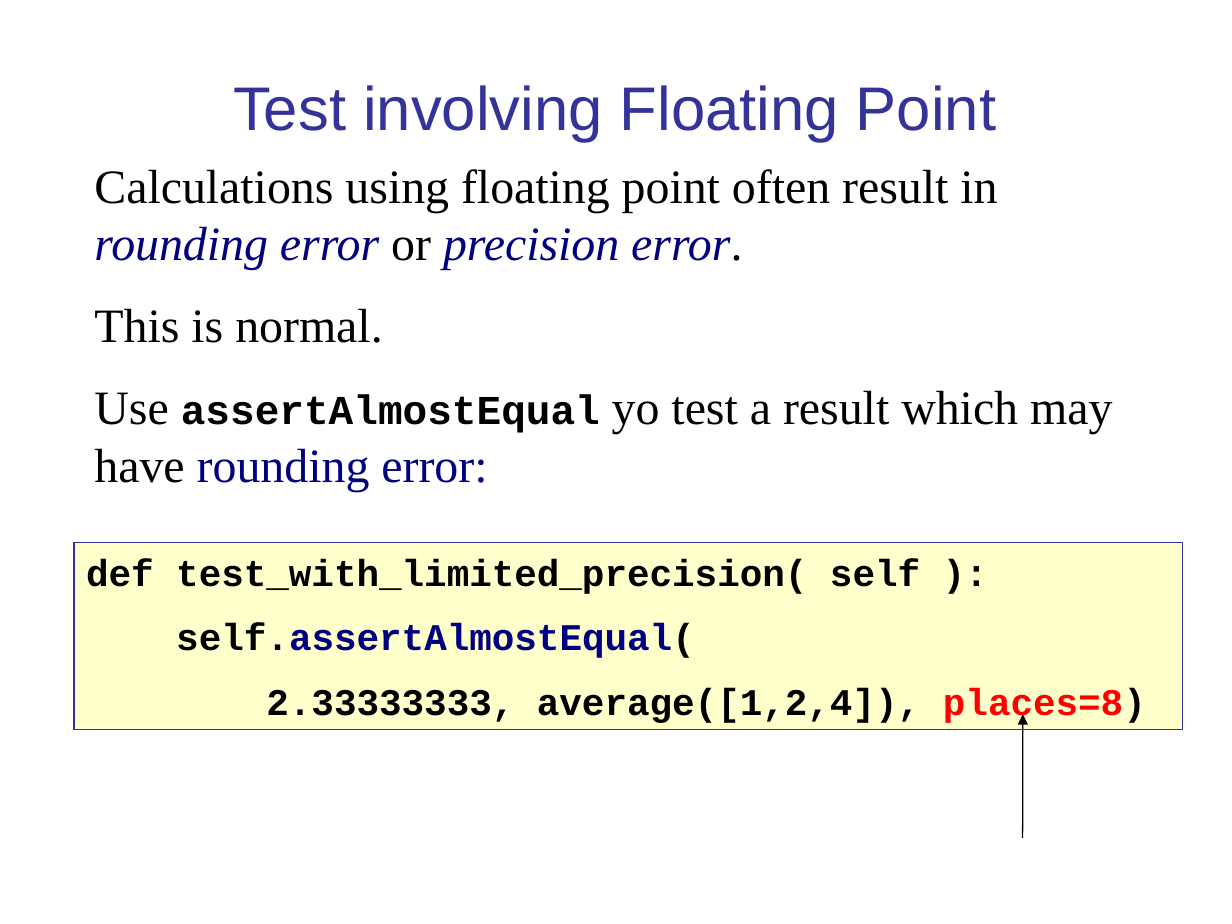
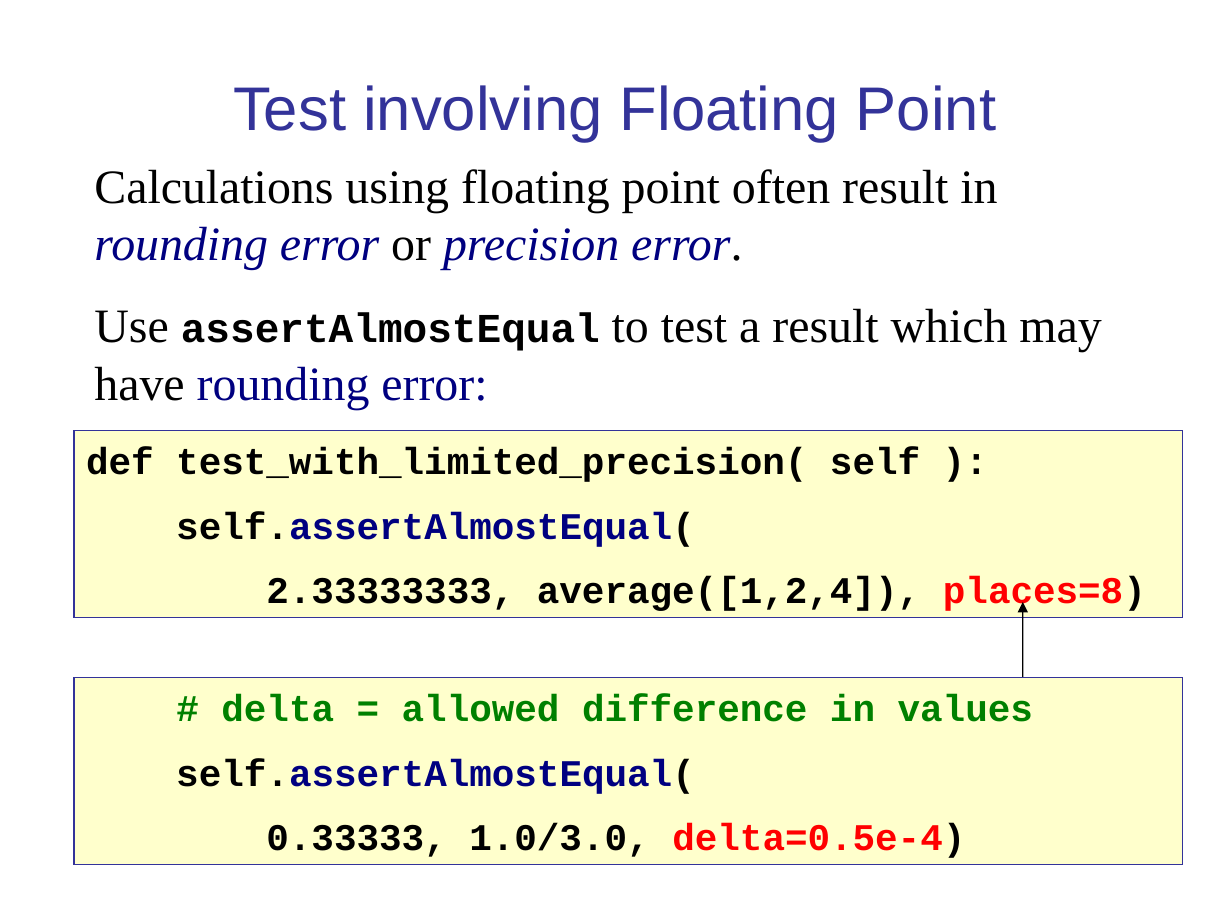
Before and after one commit to cpske/ISP, a slide deck: slide 16 of testing/PythonUnitTesting.ppt. Drawn at 1232x924 pixels with LibreOffice and Linux fonts; fonts in the diff are those of the drawing. Boxes give left, top, right and bottom in pixels: in the first picture for what was removed or moved away, otherwise in the second. Text is boxed around its words. In the diff, an @@ line names an element or a change of style, - is before the commit and + after.

```diff
--- a/testing/PythonUnitTesting.ppt
+++ b/testing/PythonUnitTesting.ppt
@@ text at <box>94,308,1101,410</box>: text changed @@
-This is normal.
-Use assertAlmostEqual yo test a result which may have rounding error:
+Use assertAlmostEqual to test a result which may have rounding error:
@@ rectangle "def test_with_limited_precision( self ):": place and size @@
-rectangle "def test_with_limited_precision( self ):" at <box>74,542,1183,729</box>
+rectangle "def test_with_limited_precision( self ):" at <box>74,431,1183,618</box>
@@ arrow moved from (1023, 838) - (1023, 715) to (1023, 727) - (1023, 602) @@
@@ rectangle added at <box>74,678,1183,865</box>, fill #FFFFCC, outline #333399 0.74 pt, 22 pt, text #008000, bold @@
+# delta = allowed difference in values
+self.assertAlmostEqual(
+0.33333, 1.0/3.0, delta=0.5e-4)
```
Also in this commit, not shown: 22 other slides changed, 1 slide added, 4 other files.
